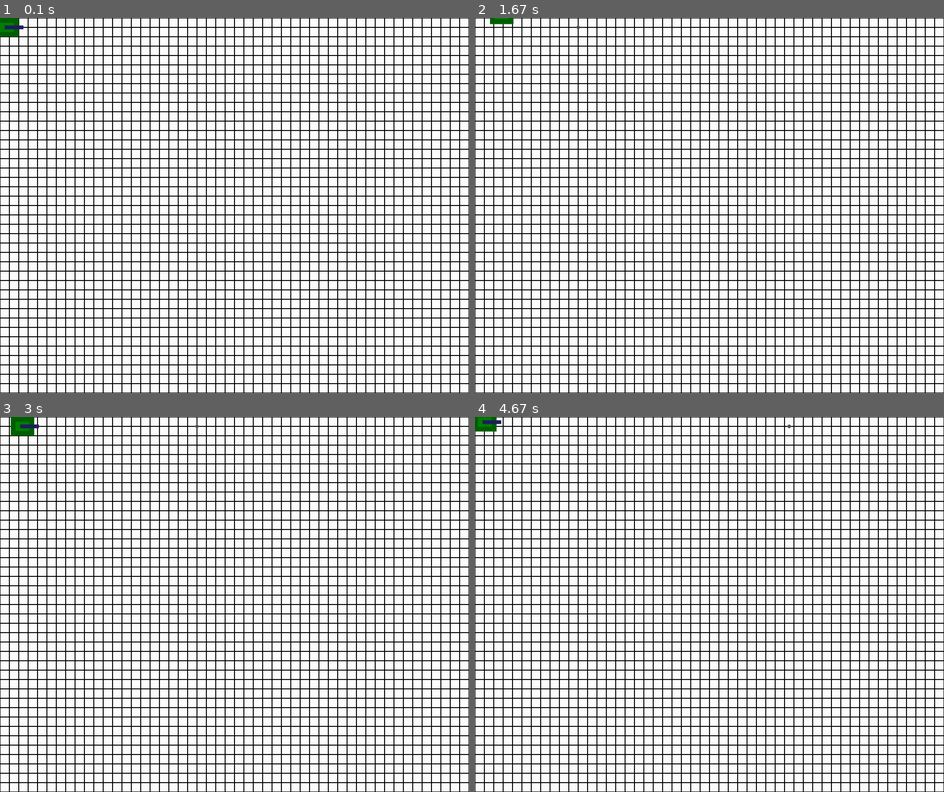
Above: before the commit, frames 1-4 (two rows, left to right).
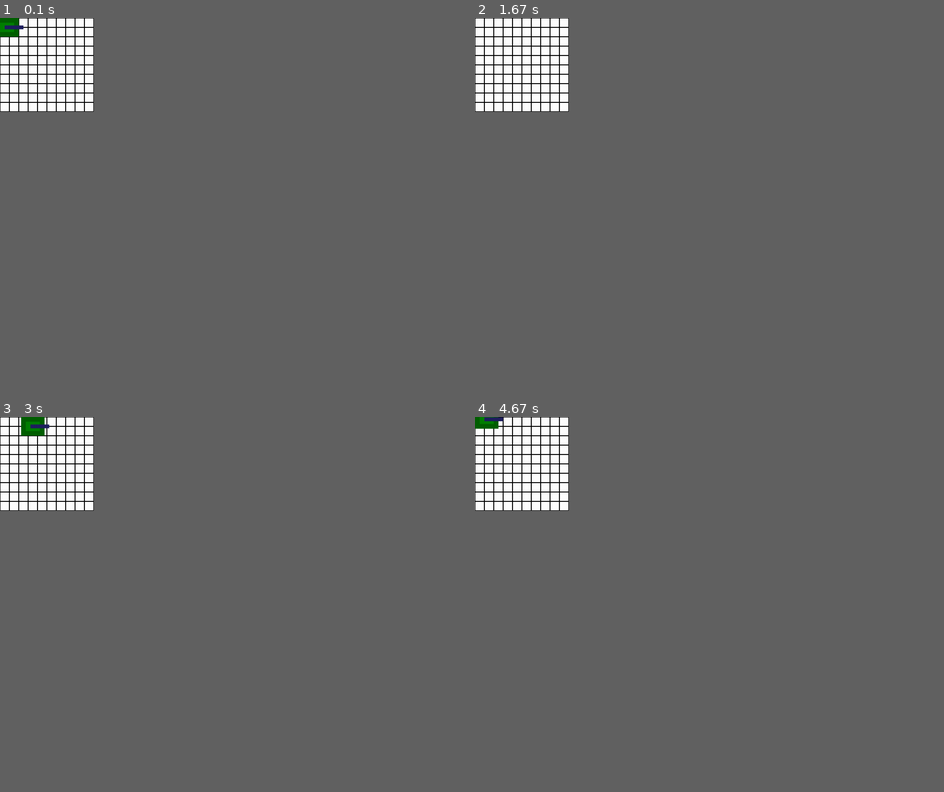
Above: after the commit, the same moments.

Repository: will-hd/Tank-Trouble
Game: pygame game, started from run.py
Same seed, same stepped clock (60 frames per second), same inputs: the game is played once before the commit and once after it.
Inputs:
- Up to frame 1 (0.1 s): no input
- Up to frame 2 (1.67 s): tap F at 0.33 s; hold Right 0.67-1.13 s; hold Up 1.17-1.47 s
- Up to frame 3 (3 s): hold Down 2.57-2.87 s; hold Left from 2.9 s (still down)
- Up to frame 4 (4.67 s): release Left at 3.3 s; hold Up 3.33-3.7 s; hold Down from 4.4 s (still down)
In our replay, the window is 900x720 before the commit and 180x180 after it. These sizes can differ from the game's own. Grey fills any space a smaller window leaves; there, only what the larger window draws over its background counts as a difference.

The runs differ from the first frame. In frame 1, 20% of the frame differs, in the area x 0-100%, y 0-100%; in frame 2, 20%; in frame 3, 20%; in frame 4, 20%.

Commit message:
tank has bullet group and edit speeds

Diff:
--- a/bullets.py
+++ b/bullets.py
@@ -13,8 +13,10 @@
 
         self.rect = self.image.get_rect(center = (int(pos_x), int(pos_y)))
 
+        self.bullet_speed = 8
+
     def update(self):
-        self.rect.x += 5
+        self.rect.x += self.bullet_speed
 
         if self.rect.x >= constants.DISPLAY_WIDTH-100:
             self.kill()
--- a/constants.py
+++ b/constants.py
@@ -1,5 +1,5 @@
-DISPLAY_HEIGHT = 800
-DISPLAY_WIDTH = 1000
+DISPLAY_HEIGHT = 200
+DISPLAY_WIDTH = 200
 
 WHITE = (255, 255, 255)
 BLACK = (0, 0, 0)
--- a/run.py
+++ b/run.py
@@ -53,13 +53,11 @@
                 if self.tank.can_shoot():
                     self.tank.create_bullet()
 
-
             # Draw screen and grid
             self.screen.blit(self.backdrop, self.backdrop_box)
             self.draw_grid()
 
             for tank in self.tank_group:
-                print(tank)
                 self.tank.bullet_group.update()
                 self.tank.bullet_group.draw(self.screen)
 
--- a/tank.py
+++ b/tank.py
@@ -17,14 +17,14 @@
 
         self.dx, self.dy = 0, 0
 
-        self.tank_speed = 3
+        self.tank_speed = 5
 
         self.shoot_frequency: int = 300 #/milliseconds
         self.bullet_ready: bool = True
 
         self.last_time = pygame.time.get_ticks()
 
-        self.bullet_group = pygame.sprite.Group()
+        self.bullet_group = pygame.sprite.Group() # Bullet group for each tank
 
     def control(self, dx, dy):
         self.dx += dx
